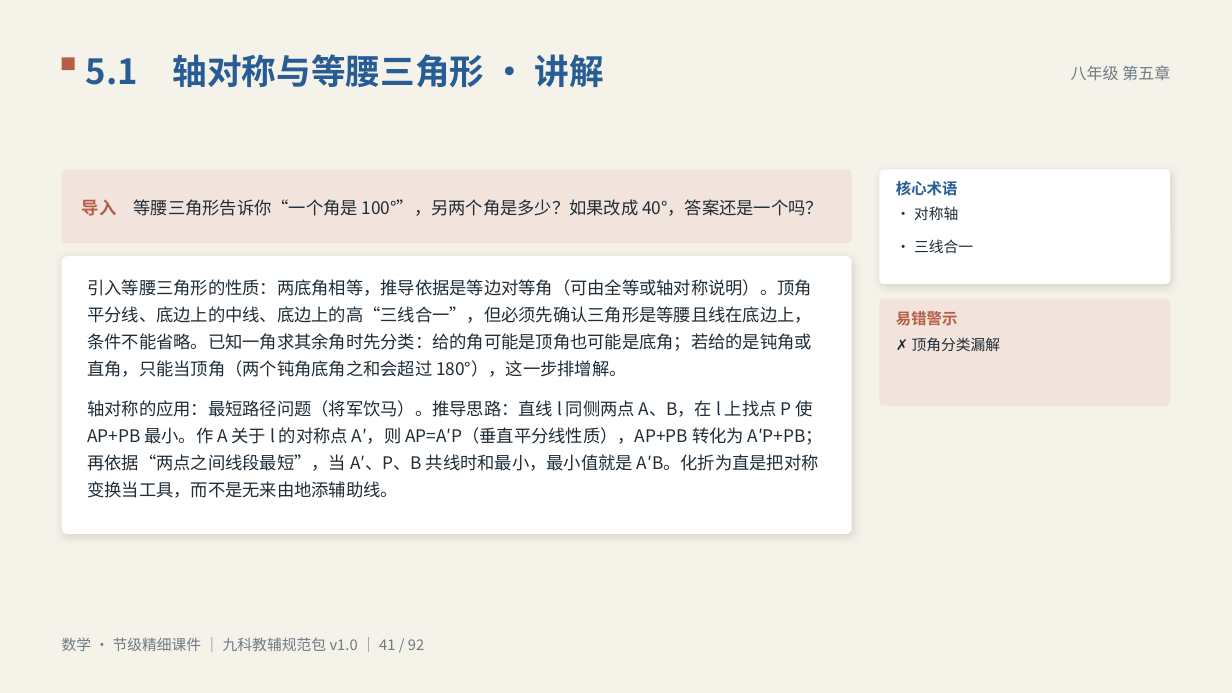
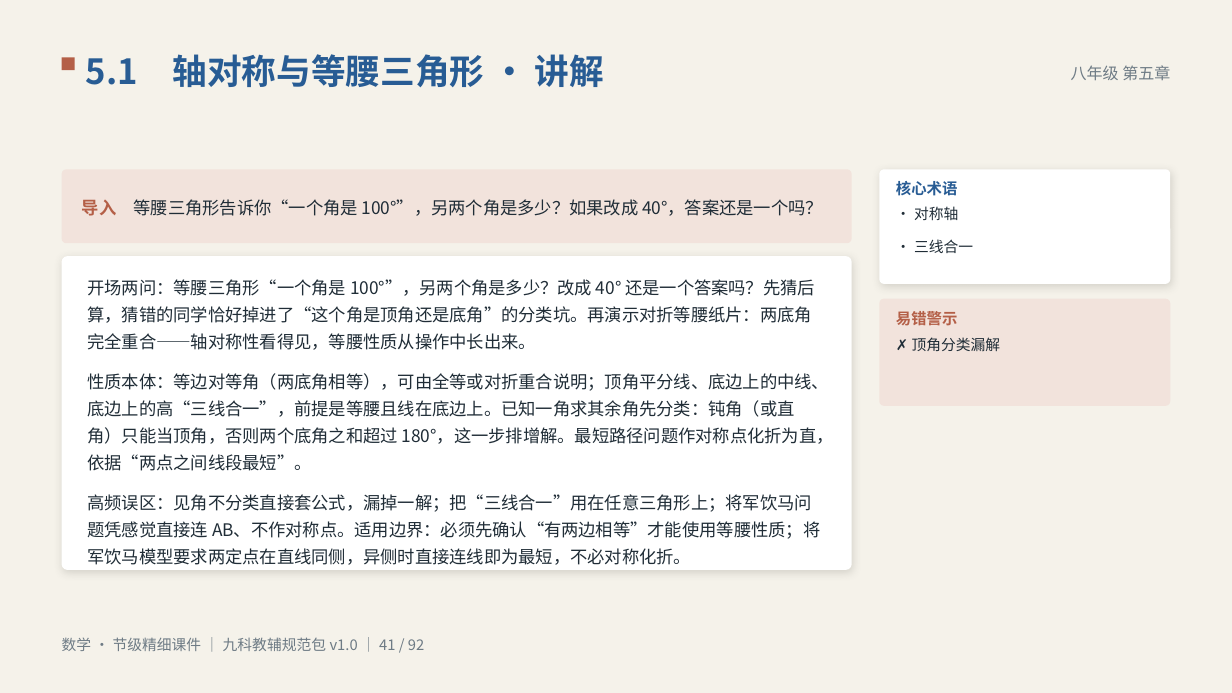
Before and after one commit to vimalinx/jiajiao-courseware, a slide deck: slide 41 of pptx/数学·节级精细讲解课件.pptx. Drawn at 1232x693 pixels with LibreOffice and Linux fonts; fonts in the diff are those of the drawing. Boxes give left, top, right and bottom in pixels: in the first picture for what was removed or moved away, otherwise in the second. Text is boxed around its words. In the diff, an @@ line names an element or a change of style, - is before the commit and + after.

```diff
--- a/pptx/数学·节级精细讲解课件.pptx
+++ b/pptx/数学·节级精细讲解课件.pptx
@@ rounded rectangle: place and size @@
-rounded rectangle at [62, 256, 852, 534]
+rounded rectangle at [62, 256, 852, 570]
@@ rounded rectangle at [62, 256, 852, 570]: proportions changed @@
@@ text at [87, 279, 834, 565]: text changed @@
-引入等腰三角形的性质：两底角相等，推导依据是等边对等角（可由全等或轴对称说明）。顶角平分线、底边上的中线、底边上的高“三线合一”，但必须先确认三角形是等腰且线在底边上，条件不能省略。已知一角求其余角时先分类：给的角可能是顶角也可能是底角；若给的是钝角或直角，只能当顶角（两个钝角底角之和会超过 180°），这一步排增解。
-轴对称的应用：最短路径问题（将军饮马）。推导思路：直线 l 同侧两点 A、B，在 l 上找点 P 使 AP+PB 最小。作 A 关于 l 的对称点 A′，则 AP=A′P（垂直平分线性质），AP+PB 转化为 A′P+PB；再依据“两点之间线段最短”，当 A′、P、B 共线时和最小，最小值就是 A′B。化折为直是把对称变换当工具，而不是无来由地添辅助线。
+开场两问：等腰三角形“一个角是 100°”，另两个角是多少？改成 40° 还是一个答案吗？先猜后算，猜错的同学恰好掉进了“这个角是顶角还是底角”的分类坑。再演示对折等腰纸片：两底角完全重合——轴对称性看得见，等腰性质从操作中长出来。
+性质本体：等边对等角（两底角相等），可由全等或对折重合说明；顶角平分线、底边上的中线、底边上的高“三线合一”，前提是等腰且线在底边上。已知一角求其余角先分类：钝角（或直角）只能当顶角，否则两个底角之和超过 180°，这一步排增解。最短路径问题作对称点化折为直，依据“两点之间线段最短”。
+高频误区：见角不分类直接套公式，漏掉一解；把“三线合一”用在任意三角形上；将军饮马问题凭感觉直接连 AB、不作对称点。适用边界：必须先确认“有两边相等”才能使用等腰性质；将军饮马模型要求两定点在直线同侧，异侧时直接连线即为最短，不必对称化折。
```
Also in this commit, not shown: 37 other slides changed, 34 other files.
